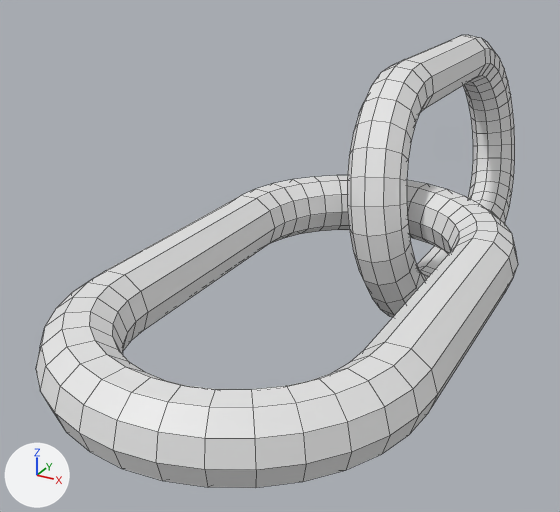
Two versions of the Blender file models/blend/Chain.blend, one commit apart.
Camera for both pictures: a 50 mm lens placed at (2.23, -3.6, 2.42), pointed at (-0.78, 1.88, -0.32). Arrows for +X, +Y and +Z are at lower left; the lights stay in place. The older version comes first. Mesh edges are drawn as thin lines.
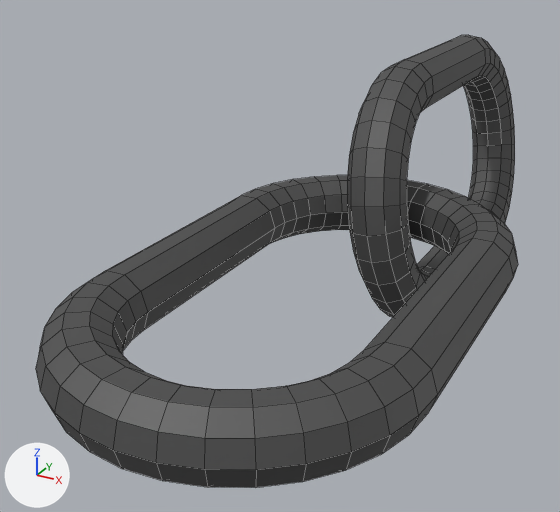
Where the change shows, as pixel boxes [x1, y1, x2, y2] in the pictures (560 x 512 px):
```json
{"object": "Torus", "change": "recoloured", "before": [36, 175, 518, 488], "after": [36, 175, 518, 488], "on screen": "white to dark grey"}
{"object": "Torus.001", "change": "recoloured", "before": [347, 35, 515, 317], "after": [347, 35, 515, 317], "on screen": "white to dark grey"}
```

The change, as JSON lines over the scene's bpy script:
```json
{"op": "add", "block": "mat_material_001", "code": ["mat_material_001 = principled_material('Material.001')", "mat_material_001.base_color = (0.133, 0.133, 0.133)  # dark grey #666666", "mat_material_001.metallic = 0.75", "mat_material_001.roughness = 0.65"]}
{"block": "me_torus", "where": "me_torus.from_pydata(...)  # 340 vertices, 340 faces; spans x -1.25..1.25, y -1.25..2.98, z -0.24..0.24"}
{"op": "add", "block": "me_torus", "code": "me_torus.materials.append(mat_material_001)  # dark grey #666666"}
{"block": "me_torus_001", "where": "me_torus_001.from_pydata(...)  # 340 vertices, 340 faces; spans x -1.25..1.25, y -1.25..2.98, z -0.24..0.24"}
{"op": "add", "block": "me_torus_001", "code": "me_torus_001.materials.append(mat_material_001)  # dark grey #666666"}
```
